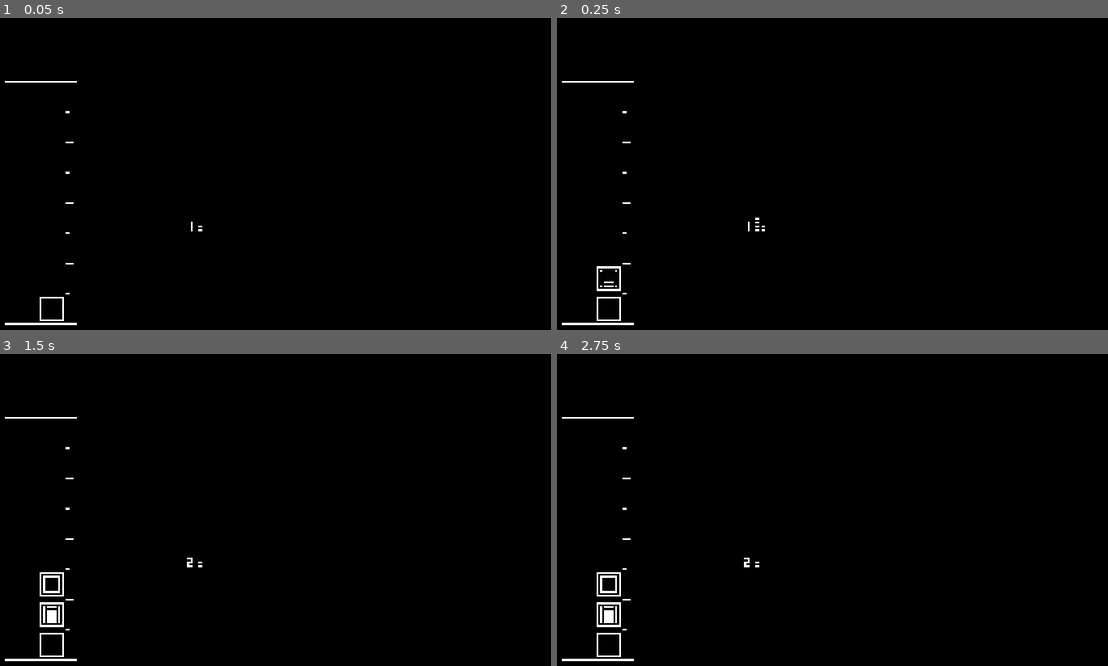
Above: before the commit, frames 1-4 (two rows, left to right).
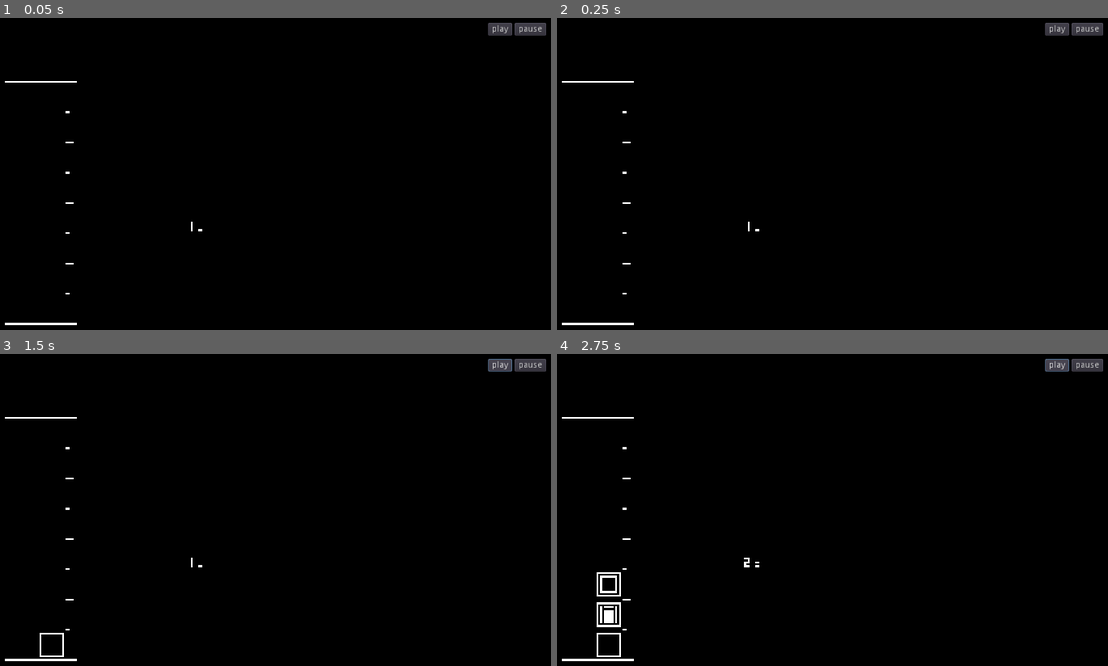
Above: after the commit, the same moments.

Repository: Delta-Psi/kurage
Game: Godot game, scene res://Main.tscn
The game is run twice, just before and just after one commit, with the same random seed, the same clock (stepped at 60 frames per second) and the same inputs. Sound files missing from this copy of the repository are replaced by a short silence.
Inputs (mouse positions are in pixels of both pictures, inside the frame that each line leads up to):
- Up to frame 1 (0.05 s): no input
- Up to frame 2 (0.25 s): no input
- Up to frame 3 (1.5 s): click (528, 366) at 0.5 s, where only the run after the commit has a clickable "pause"; click (501, 366) at 1.25 s, where only the run after the commit has a clickable "play"
- Up to frame 4 (2.75 s): click (1058, 366) at 2 s, where only the run after the commit has a clickable "play"

The runs differ from the first frame. In frame 1, 0.5% of the frame differs, in the area x 7-100%, y 1-98%; in frame 2, 0.7%; in frame 3, 0.8%, in the area x 7-100%, y 1-88%; in frame 4, 0.4%.

Commit message:
simple ui (reset is broken for some reason????)

Diff:
--- a/Main.gd
+++ b/Main.gd
@@ -6,26 +6,43 @@
 #var song_delay
 
 func _ready():
-	#song_begin = OS.get_ticks_usec()
-	$SongPlayer.play()
+	pass
 
 var pattern_position = 0
 var next_pattern_beat = 0.0
 var previous_time = 0.0
 
 func _process(_delta):
-	var time = $SongPlayer.get_playback_position() + AudioServer.get_time_to_next_mix() - AudioServer.get_output_latency()
-	#var time = (OS.get_ticks_usec() - song_begin) / 1.0e6 # in seconds
-	if time > 0.0 and time > previous_time:
-		previous_time = time
+	if $SongPlayer.playing:
+		var time = $SongPlayer.get_playback_position() + AudioServer.get_time_to_next_mix() - AudioServer.get_output_latency()
+		if time > previous_time:
+			previous_time = time
 
-		var beat = time / 60.0 * global.BPM
-		while beat >= next_pattern_beat and pattern_position < len(global.PATTERN):
-			var pattern_delay = global.PATTERN[pattern_position][0]
-			var block_id = global.PATTERN[pattern_position][1]
-			next_pattern_beat += pattern_delay
-			pattern_position += 1
+			var beat = time / 60.0 * global.BPM
+			while beat >= next_pattern_beat and pattern_position < len(global.PATTERN):
+				var pattern_delay = global.PATTERN[pattern_position][0]
+				var block_id = global.PATTERN[pattern_position][1]
+				next_pattern_beat += pattern_delay
+				pattern_position += 1
 
-			$Rhythm.push_block(block_id, pattern_delay)
+				$Rhythm.push_block(block_id, pattern_delay)
 
-		$Metronome.set_measure_beat(fmod(beat, 4.0))
+			$Metronome.set_measure_beat(fmod(beat, 4.0))
+
+
+func _on_Play_pressed():
+	if $SongPlayer.playing:
+		$SongPlayer.stream_paused = false
+	else:
+		$SongPlayer.play()
+
+func _on_Pause_pressed():
+	$SongPlayer.stream_paused = true
+
+func _on_Reset_pressed():
+	$SongPlayer.stop()
+	#$Metronome.reset()
+	$Rhythm.reset()
+	pattern_position = 0
+	next_pattern_beat = 0.0
+	previous_time = 0.0
--- a/Main.tscn
+++ b/Main.tscn
@@ -25,3 +25,37 @@
 [node name="Metronome" parent="." instance=ExtResource( 4 )]
 position = Vector2( 396.062, 322.063 )
 scale = Vector2( 3, 3 )
+
+[node name="UI" type="GridContainer" parent="."]
+margin_left = 872.19
+margin_top = 13.3635
+margin_right = 1013.19
+margin_bottom = 53.3635
+columns = 3
+__meta__ = {
+"_edit_use_anchors_": false
+}
+
+[node name="Play" type="Button" parent="UI"]
+margin_right = 38.0
+margin_bottom = 20.0
+text = "play"
+__meta__ = {
+"_edit_use_anchors_": false
+}
+
+[node name="Pause" type="Button" parent="UI"]
+margin_left = 42.0
+margin_right = 92.0
+margin_bottom = 20.0
+text = "pause"
+
+[node name="Reset" type="Button" parent="UI"]
+visible = false
+margin_left = 96.0
+margin_right = 141.0
+margin_bottom = 20.0
+text = "reset"
+[connection signal="pressed" from="UI/Play" to="." method="_on_Play_pressed"]
+[connection signal="pressed" from="UI/Pause" to="." method="_on_Pause_pressed"]
+[connection signal="pressed" from="UI/Reset" to="." method="_on_Reset_pressed"]
--- a/metronome/Metronome.gd
+++ b/metronome/Metronome.gd
@@ -4,3 +4,7 @@
 	$Number.frame = int(beat)
 	$Lines.frame = int(8.0 * (beat - int(beat)))
 	pass
+
+func reset():
+	$Number.frame = 0
+	$Lines.frame = 0
--- a/metronome/Metronome.tscn
+++ b/metronome/Metronome.tscn
@@ -16,5 +16,4 @@
 position = Vector2( 6, 0 )
 frames = ExtResource( 1 )
 animation = "lines"
-frame = 7
 centered = false
--- a/rhythm/Rhythm.gd
+++ b/rhythm/Rhythm.gd
@@ -43,3 +43,15 @@
 		right_blocks.append(node)
 
 	current_beat += diff
+
+func reset():
+	current_beat = 0.0
+	for block in to_remove:
+		self.remove_child(block)
+	for block in left_blocks:
+		self.remove_child(block)
+	for block in right_blocks:
+		self.remove_child(block)
+	to_remove = []
+	left_blocks = []
+	right_blocks = []
